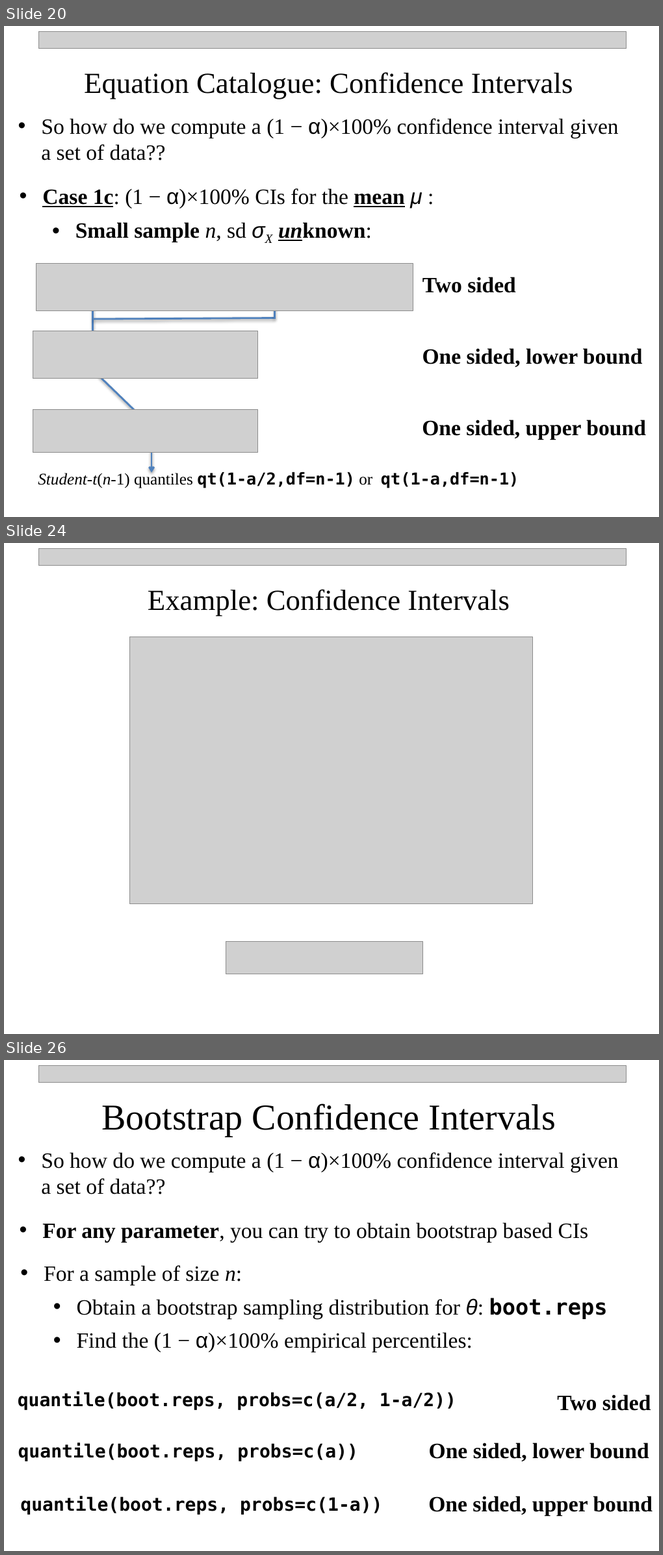
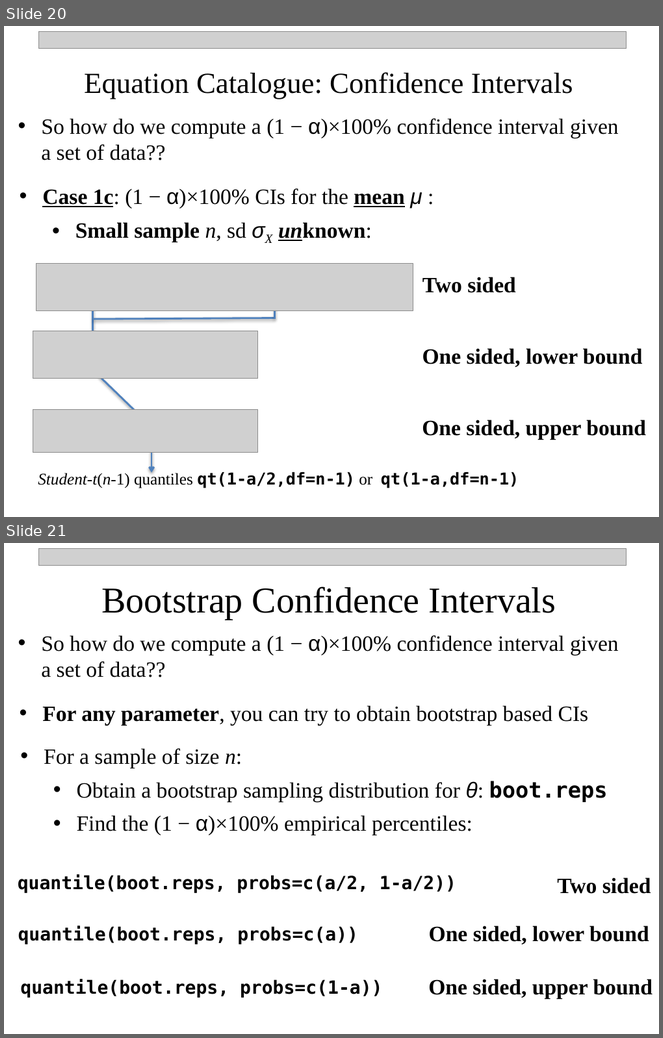
Before and after one commit to npetraco/MAT301, a slide deck: Notes/6_Interval_Estimation_Confidence.pptx. Shown one above the other, each under a label of ours: slides 20, 24 and 26 before the commit, slides 20 and 21 after it; the slides between them are not shown. The pictures are 663x1555 and 663x1038 pixels, drawn with LibreOffice and Linux fonts; fonts in the diff are those of the drawing; grey boxes stand for pictures. Boxes give left, top, right and bottom in pixels: in the first picture for what was removed or moved away, otherwise in the second. Text is boxed around its words. In the diff, an @@ line names an element or a change of style, - is before the commit and + after.

```diff
--- a/Notes/6_Interval_Estimation_Confidence.pptx
+++ b/Notes/6_Interval_Estimation_Confidence.pptx
@@ slide 24 removed at (4,543,659,1034), background #FFFFFF @@
@@ picture removed at (38,548,627,565) @@
@@ text removed at (148,589,510,616) @@
-Example: Confidence Intervals
@@ picture removed at (130,637,532,904) @@
@@ picture removed at (226,942,423,975) @@
@@ what was slide 26 is now slide 21 @@
```
Also in this commit, not shown: 3 slides changed, 1 slide added, 5 other slides removed.
